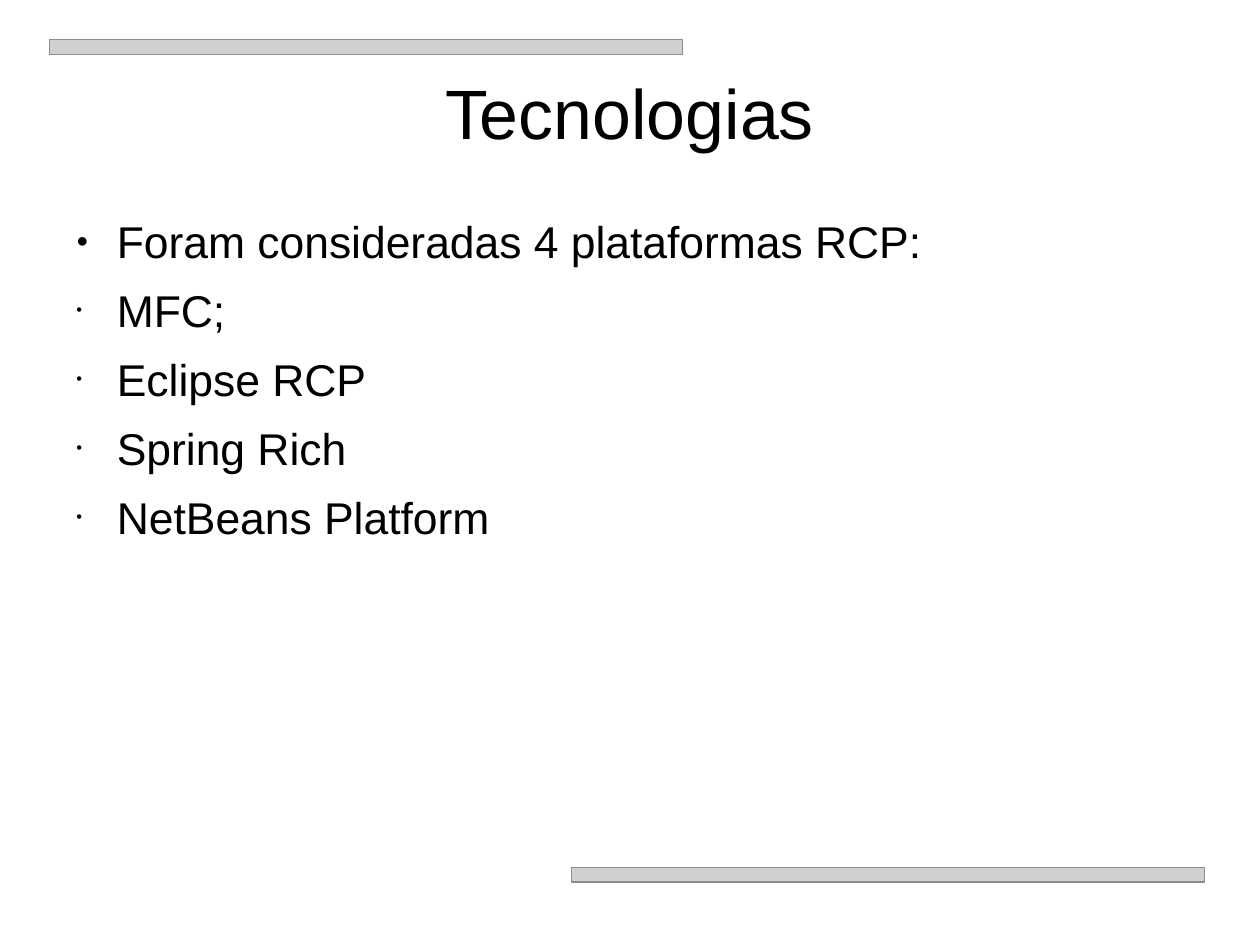
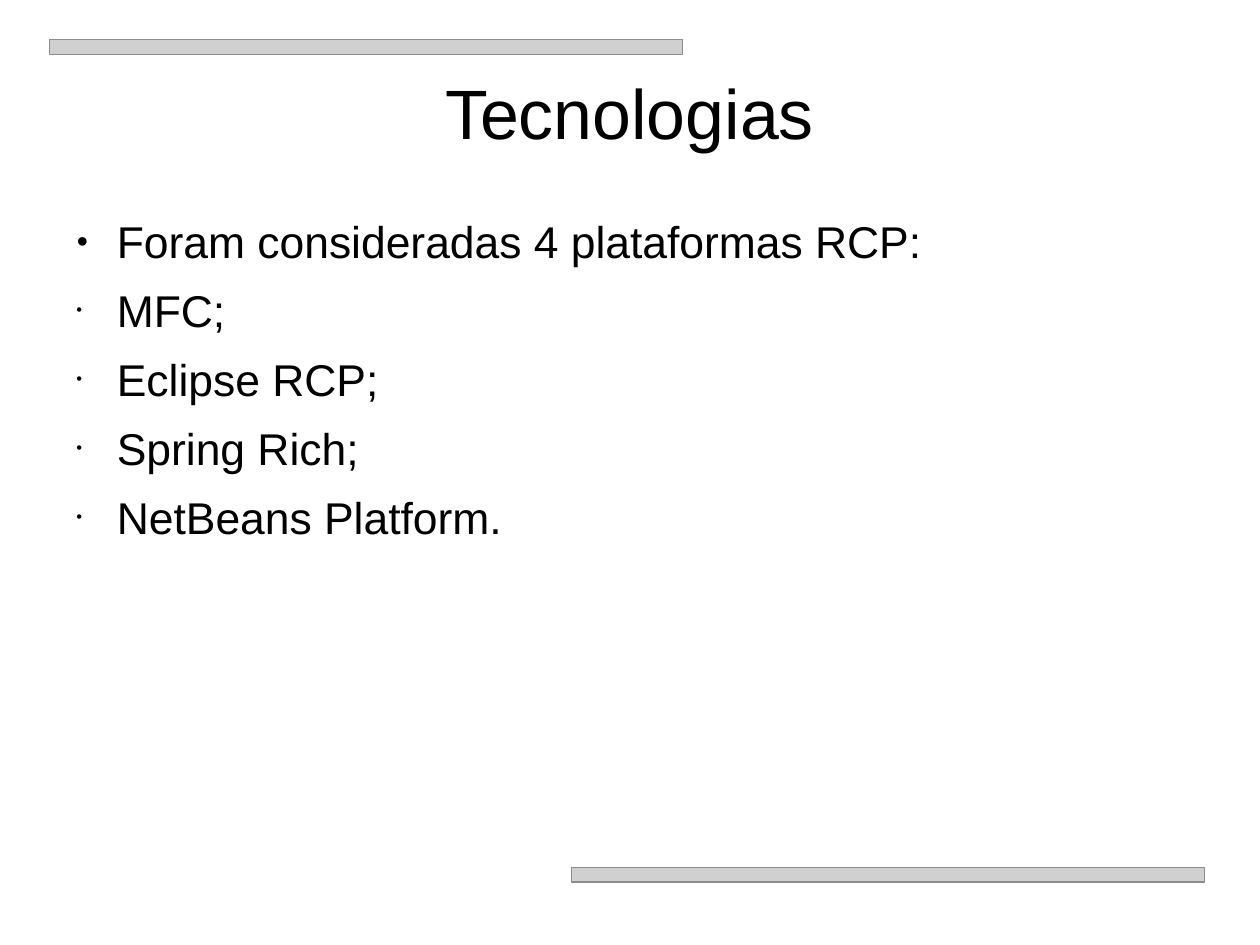
Before and after one commit to BackupTheBerlios/jfindmyfiles-svn, a slide deck: slide 5 of trunk/apresentacao.ppt. Drawn at 1260x945 pixels with LibreOffice and Linux fonts; fonts in the diff are those of the drawing; grey boxes stand for pictures. Boxes give left, top, right and bottom in pixels: in the first picture for what was removed or moved away, otherwise in the second. Text is boxed around its words. In the diff, an @@ line names an element or a change of style, - is before the commit and + after.

```diff
--- a/trunk/apresentacao.ppt
+++ b/trunk/apresentacao.ppt
@@ text at [117, 363, 502, 535]: text changed @@
-• Eclipse RCP
-• Spring Rich
-• NetBeans Platform
+• Eclipse RCP;
+• Spring Rich;
+• NetBeans Platform.
```
Also in this commit, not shown: 2 other slides changed.
